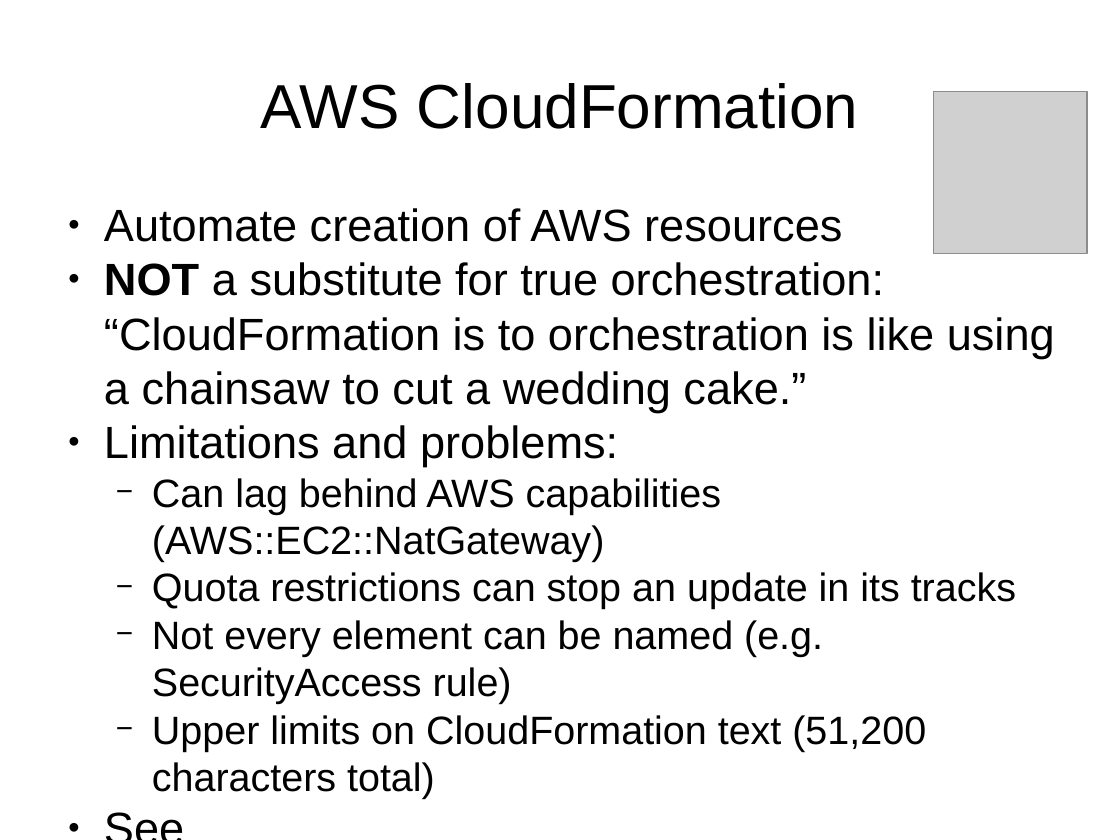
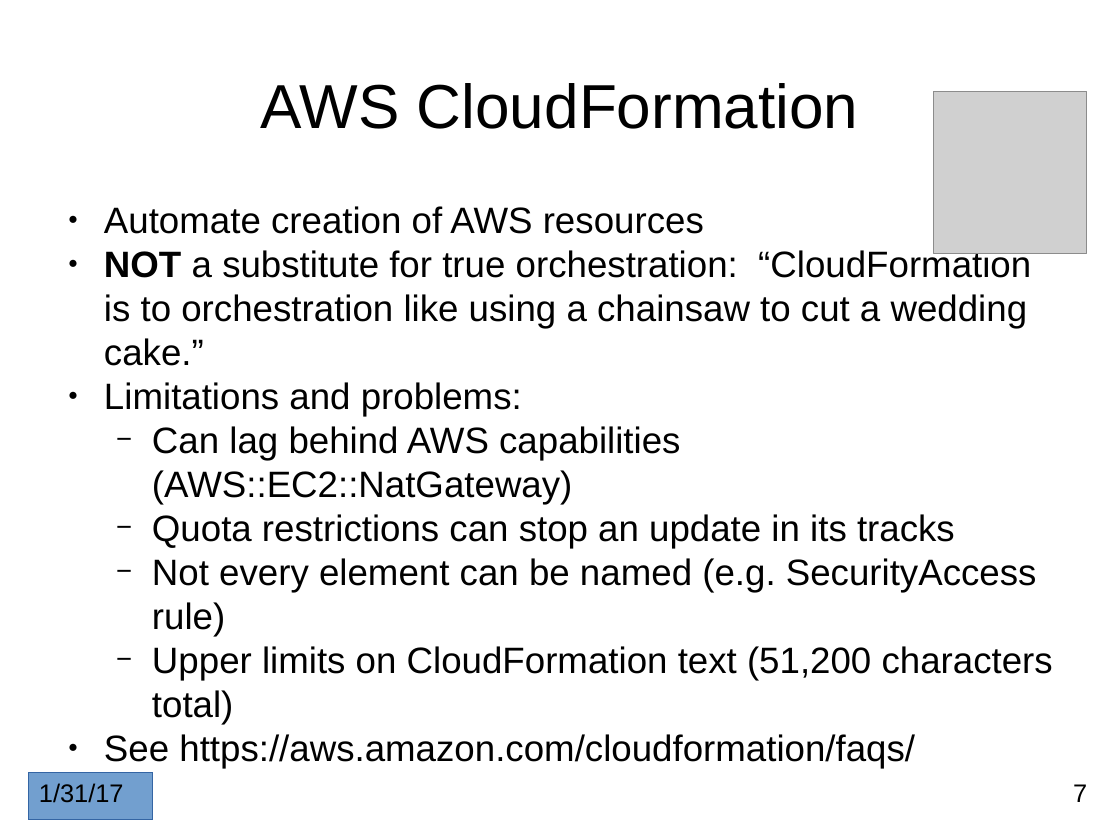
Before and after one commit to andybrucenet/aws-env-sysadmin, a slide deck: slide 7 of aws-env-sysadmin.pptx. Drawn at 1120x840 pixels with LibreOffice and Linux fonts; fonts in the diff are those of the drawing; grey boxes stand for pictures. Boxes give left, top, right and bottom in pixels: in the first picture for what was removed or moved away, otherwise in the second. Text is boxed around its words. In the diff, an @@ line names an element or a change of style, - is before the commit and + after.

```diff
--- a/aws-env-sysadmin.pptx
+++ b/aws-env-sysadmin.pptx
@@ text at bbox=[104, 206, 1053, 768]: size 32 to 26 pt in "Automate creation of AWS resources", "Limitations and problems:", "See https://aws.amazon.com/cloudformation/faqs/"; size 28 to 26 pt in "Can lag behind AWS capabilities (AWS::EC2::NatGateway)", "Quota restrictions can stop an update in ...", "Not every element can be named (e.g. ...", "Upper limits on CloudFormation text (51,200 characters ..." @@
@@ text at bbox=[104, 248, 1031, 366]: text changed; size 32 to 26 pt @@
-● NOT a substitute for true orchestration: “CloudFormation is to orchestration is like using a chainsaw to cut a wedding cake.”
+● NOT a substitute for true orchestration: “CloudFormation is to orchestration like using a chainsaw to cut a wedding cake.”
@@ rectangle added at bbox=[28, 772, 152, 820], fill #729FCF, outline #3465A4 0.75 pt, 18 pt, text #000000 @@
+1/31/17
@@ page number added at bbox=[1073, 784, 1087, 802], 18 pt, text #000000 @@
+7
```
Also in this commit, not shown: 15 other slides changed, 3 slides added.
